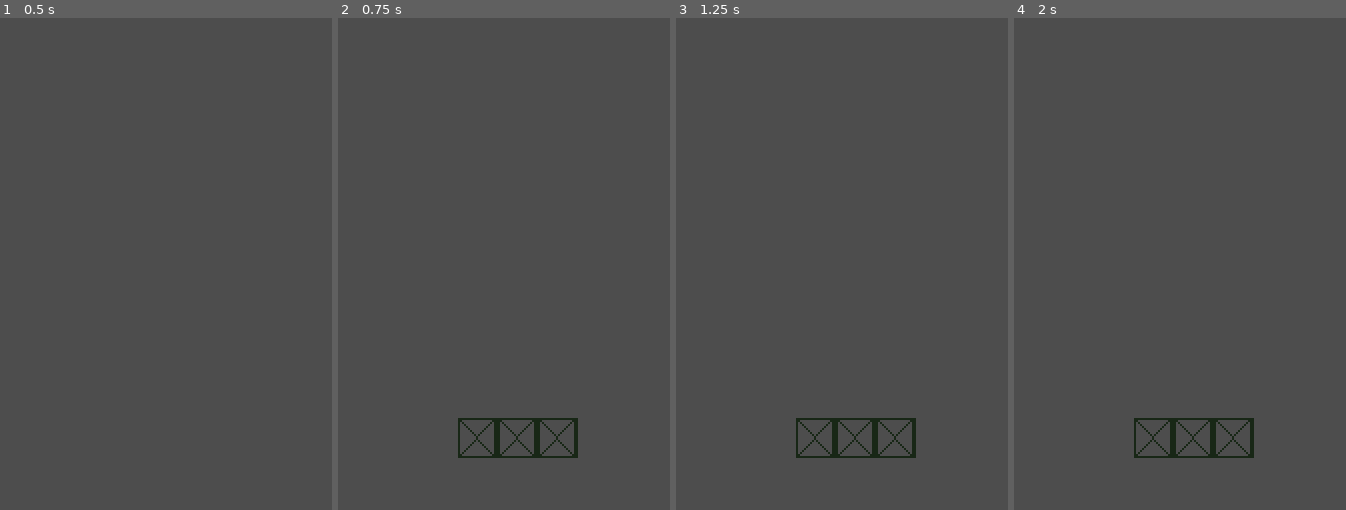
Above: before the commit, frames 1-4 (left to right).
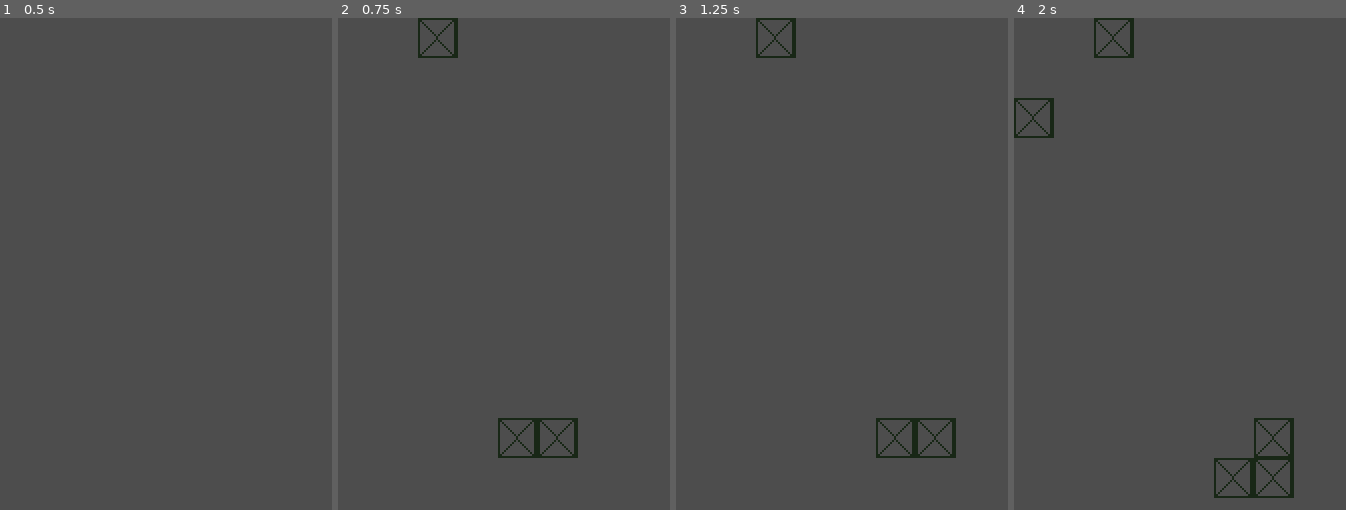
Above: after the commit, the same moments.

Repository: adrianofelix019/retro-snake-game
Game: Godot game, scene res://scenes/main_game.tscn
Same seed, same stepped clock (60 frames per second), same inputs: the game is played once before the commit and once after it. The project has no main scene, so this scene is started directly.
Inputs:
- Up to frame 1 (0.5 s): no input
- Up to frame 2 (0.75 s): tap Enter at 0.5 s; hold Right (ui_right) from 0.53 s (still down)
- Up to frame 3 (1.25 s): keep holding Right (ui_right)
- Up to frame 4 (2 s): release Right (ui_right) at 1.28 s; hold Down (ui_down) from 1.28 s (still down)

Frame 1 is identical in both runs. In frame 2, 0.6% of the frame differs, in the area x 24-49%, y 0-90%; in frame 3, 1.3%; in frame 4, 2.5%, in the area x 0-85%, y 0-98%.

Commit message:
add files to .gitignore

Diff:
--- a/scripts/main_game.gd
+++ b/scripts/main_game.gd
@@ -5,7 +5,8 @@
 const FIRST_LAYER: int = 0
 const SNAKE_BODY_COORDS:Vector2i = Vector2i(0, 0)
 const GAME_BOARD: Array[Vector2i] = []
-const SNAKE_BODY: Array[Vector2i] = [
+var snake_direction: Vector2i = Vector2i(1, 0)
+var snake_body: Array[Vector2i] = [
 	Vector2i(5, 10),
 	Vector2i(4, 10),
 	Vector2i(3, 10),
@@ -13,14 +14,41 @@
 
 
 func _on_game_tick_timeout() -> void:
+	erase_trail()
+	move_snake()
 	draw_snake()
 
 
 func draw_snake() -> void:
-	for cell in SNAKE_BODY:
+	for cell in snake_body:
 		$GameTile.set_cell(
 			FIRST_LAYER,
 			cell,
 			SNAKE_TILE_ID,
 			SNAKE_BODY_COORDS
 		)
+
+
+func move_snake() -> void:
+	snake_body[0] = snake_direction
+	for index in snake_body.size():
+		snake_body[index] += snake_direction
+
+
+func erase_trail() -> void:
+	var tail_coordinates = snake_body[-1]
+	$GameTile.erase_cell(
+		FIRST_LAYER,
+		tail_coordinates
+	)
+
+
+func _input(_event: InputEvent) -> void:
+	if Input.is_action_just_pressed("ui_up"):
+		snake_direction = Vector2i(0, -1)
+	if Input.is_action_just_pressed("ui_right"):
+		snake_direction = Vector2i(1, 0)
+	if Input.is_action_just_pressed("ui_down"):
+		snake_direction = Vector2i(0, 1)
+	if Input.is_action_just_pressed("ui_left"):
+		snake_direction = Vector2i(-1, 0)
Not shown, changed: .gitignore
